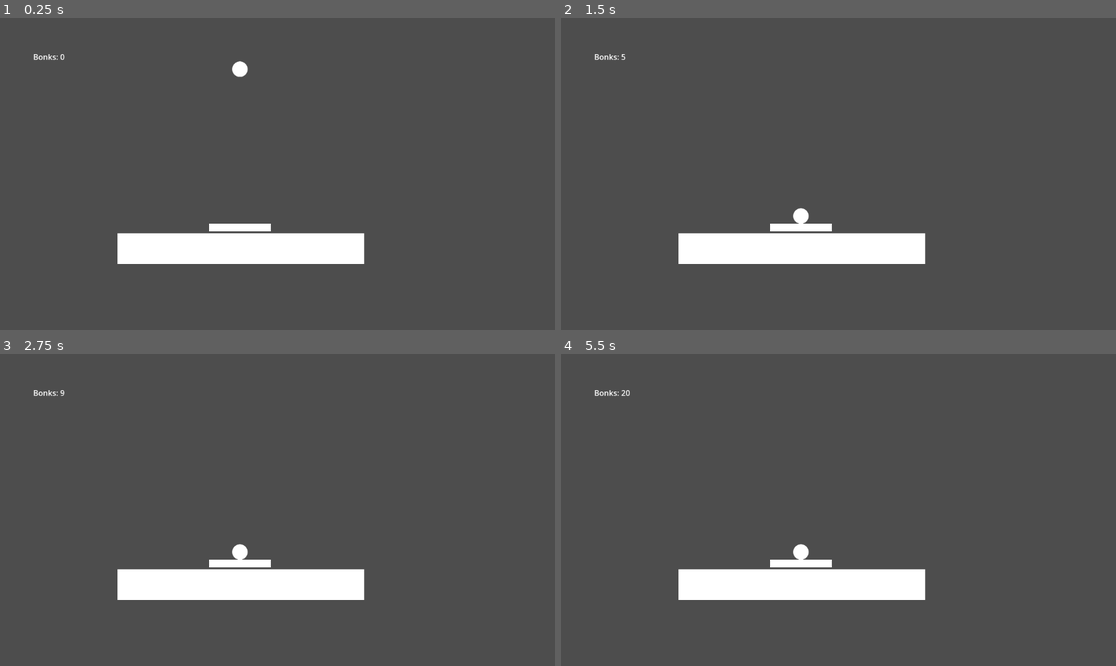
Above: before the commit, frames 1-4 (two rows, left to right).
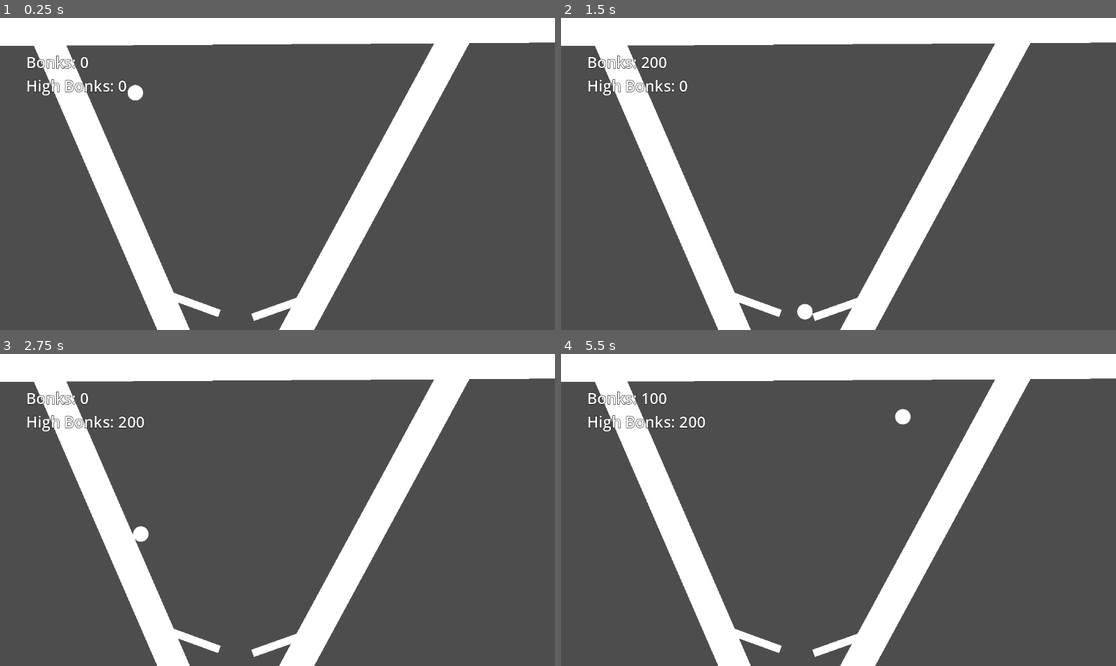
Above: after the commit, the same moments.

Repository: sfreed141/pinball
Game: Godot game, scene res://main.tscn
Two runs of this game, one before a commit and one after it. Both use one fixed random seed, a clock stepped at 60 frames per second and the inputs below.
Inputs:
- Up to frame 1 (0.25 s): no input
- Up to frame 2 (1.5 s): tap Enter (ui_accept) at 0.5, 0.77, 0.8, 1.07, 1.35 s; tap Space (slap, bound only after the commit) at 0.6 s
- Up to frame 3 (2.75 s): tap Enter (ui_accept) at 1.52, 1.82, 2.3 s; tap Space (slap, bound only after the commit) at 1.55, 2.1 s
- Up to frame 4 (5.5 s): tap Space (slap, bound only after the commit) at 2.85, 4.35, 5.1 s; tap Enter (ui_accept) at 3.02, 3.32, 3.6, 3.77, 4.07, 4.52, 4.82, 5.3 s

The runs differ from the first frame. In frame 1, 23% of the frame differs, in the area x 0-100%, y 0-100%; in frame 2, 23%; in frame 3, 23%; in frame 4, 23%.

Commit message:
janky pinball woo

Diff:
--- /dev/null
+++ b/project/game/ball.gd
@@ -0,0 +1,7 @@
+extends RigidBody2D
+
+signal bonk()
+
+func _on_body_entered(body):
+	if body.is_in_group(&"paddle"):
+		bonk.emit()
--- a/project/game/ball.tscn
+++ b/project/game/ball.tscn
@@ -1,12 +1,16 @@
-[gd_scene load_steps=3 format=3 uid="uid://cyvsrij56sdbt"]
+[gd_scene load_steps=4 format=3 uid="uid://cyvsrij56sdbt"]
 
 [ext_resource type="Texture2D" uid="uid://c3pafc7ljonvy" path="res://assets/GiantLightStudios - SimpleShapes/circle_64.png" id="1_hhmaf"]
+[ext_resource type="Script" path="res://game/ball.gd" id="1_unqcs"]
 
 [sub_resource type="CircleShape2D" id="CircleShape2D_8apt0"]
 radius = 16.0
 
 [node name="Ball" type="RigidBody2D"]
 collision_layer = 2
+max_contacts_reported = 3
+contact_monitor = true
+script = ExtResource("1_unqcs")
 
 [node name="CollisionShape2D" type="CollisionShape2D" parent="."]
 shape = SubResource("CircleShape2D_8apt0")
@@ -14,3 +18,5 @@
 [node name="Sprite2D" type="Sprite2D" parent="."]
 scale = Vector2(0.5, 0.5)
 texture = ExtResource("1_hhmaf")
+
+[connection signal="body_entered" from="." to="." method="_on_body_entered"]
--- a/project/game/gamemode.gd
+++ b/project/game/gamemode.gd
@@ -6,18 +6,52 @@
 # 1. Groups: In the Node window, add a group to the desired node. Then you can access in code like get_tree().get_first_node_in_group()
 # 2. Unique Names: in Scene window, "RMB | Access as Unique Name" and then can reference like %MyNode.
 
+@onready var ingame_ui = %InGame
 @onready var score_label = %ScoreLabel
+@onready var highscore_label = %HighScoreLabel
 var score = 0
+var high_score = 0
 
 const PADDLE_GROUP = &"paddle"	# &"" is a StringName literal. It's for unique strings and is faster for comparisons.
 var paddles
 
+const RESPAWN_AREA_GROUP = &"respawn_area"
+const BALL_SPAWN_GROUP = &"ball_spawn"
+
+const BALL_SCENE = preload("res://game/ball.tscn")
+var _ball
+
 func _ready():
 	paddles = get_tree().get_nodes_in_group(PADDLE_GROUP)
-	for p in paddles:
-		p.bonk.connect(_on_paddle_bonk)
+
+	_spawn_ball()
+
+	var respawn_areas = get_tree().get_nodes_in_group(RESPAWN_AREA_GROUP)
+	for r in respawn_areas:
+		r.body_entered.connect(_on_respawn_ball)
+
+	var p = ingame_ui
+	while p is CanvasItem or p is CanvasLayer:
+		p.visible = true
+		p = p.get_parent()
+
+func _spawn_ball():
+	_ball = BALL_SCENE.instantiate()
+	_ball.bonk.connect(_on_paddle_bonk)
+	var spawn_point = get_tree().get_first_node_in_group(BALL_SPAWN_GROUP)
+	spawn_point.add_child(_ball)
+
+func _on_respawn_ball(ball):
+	ball.queue_free()
+	high_score = score if score > high_score else high_score
+	score = 0
+	_update_ui()
+	_spawn_ball()
 
 func _on_paddle_bonk():
-	print("bonk")
-	score += 1
+	score += 100
+	_update_ui()
+
+func _update_ui():
+	highscore_label.text = "High Bonks: %s" % [ high_score ]
 	score_label.text = "Bonks: %s" % [ score ]
--- a/project/game/paddle.gd
+++ b/project/game/paddle.gd
@@ -1,10 +1,19 @@
 extends AnimatableBody2D
 
-# This signal is just an example of how to send information to other nodes without coupling.
-# See gamemode.gd
-signal bonk()
+@onready var _base_angle = rotation_degrees
+var _tween
+const SLAP_ANGLE = 30
+
 
 func _physics_process(delta):
-	# TODO replace this with custom action (Project Settings | Input Mapping) and make it move the paddle
-	if Input.is_action_just_pressed("ui_accept"):
-		bonk.emit()
+	if Input.is_action_just_pressed("slap") and not (_tween and _tween.is_running()):
+		var target_angle = _base_angle
+		if cos(_base_angle) < 0:
+			target_angle += SLAP_ANGLE
+		else:
+			target_angle -= SLAP_ANGLE
+		_tween = create_tween()	\
+			.set_ease(Tween.EASE_IN_OUT)	\
+			.set_trans(Tween.TRANS_BOUNCE)
+		_tween.tween_property(self, "rotation_degrees", target_angle, 0.05)
+		_tween.tween_property(self, "rotation_degrees", _base_angle, 0.15)
--- a/project/game/paddle.tscn
+++ b/project/game/paddle.tscn
@@ -11,8 +11,10 @@
 script = ExtResource("1_6ml24")
 
 [node name="Sprite2D" type="Sprite2D" parent="."]
+position = Vector2(46, 0)
 scale = Vector2(2, 0.25)
 texture = ExtResource("2_f60pa")
 
 [node name="CollisionShape2D" type="CollisionShape2D" parent="."]
+position = Vector2(46, 0)
 shape = SubResource("RectangleShape2D_4m7ld")
--- a/project/main.tscn
+++ b/project/main.tscn
@@ -1,12 +1,19 @@
-[gd_scene load_steps=6 format=3 uid="uid://wp31bdkw2ujt"]
+[gd_scene load_steps=7 format=3 uid="uid://wp31bdkw2ujt"]
 
 [ext_resource type="Script" path="res://game/gamemode.gd" id="1_8jxqk"]
 [ext_resource type="PackedScene" uid="uid://dhlm0r3kgrbs5" path="res://game/paddle.tscn" id="2_67h6p"]
-[ext_resource type="PackedScene" uid="uid://cyvsrij56sdbt" path="res://game/ball.tscn" id="3_xnpqu"]
 [ext_resource type="Texture2D" uid="uid://cbvi147u2de24" path="res://assets/GiantLightStudios - SimpleShapes/square_64.png" id="4_vvabt"]
 
 [sub_resource type="RectangleShape2D" id="RectangleShape2D_ne3n4"]
 size = Vector2(512, 64)
+
+[sub_resource type="RectangleShape2D" id="RectangleShape2D_hpi33"]
+size = Vector2(420, 69)
+
+[sub_resource type="LabelSettings" id="LabelSettings_sdi16"]
+font_size = 32
+outline_size = 3
+outline_color = Color(0, 0, 0, 1)
 
 [node name="Main" type="Node"]
 
@@ -16,24 +23,67 @@
 [node name="World" type="Node2D" parent="."]
 
 [node name="Paddle" parent="World" instance=ExtResource("2_67h6p")]
-position = Vector2(498, 435)
+position = Vector2(352, 576)
+rotation = 0.349066
 collision_mask = 2
 
-[node name="Ball" parent="World" instance=ExtResource("3_xnpqu")]
-position = Vector2(498, 78)
+[node name="Paddle2" parent="World" instance=ExtResource("2_67h6p")]
+position = Vector2(628, 585)
+rotation = 2.80125
+collision_mask = 2
+
+[node name="BallSpawn" type="Node2D" parent="World" groups=["ball_spawn"]]
+position = Vector2(281, 127)
 
 [node name="Map" type="Node2D" parent="World"]
 
-[node name="Boundary" type="StaticBody2D" parent="World/Map"]
-position = Vector2(500, 479)
+[node name="Wall" type="StaticBody2D" parent="World/Map"]
+position = Vector2(760, 381)
+rotation = -1.07483
+scale = Vector2(1.64481, 1)
 collision_mask = 2
 
-[node name="Sprite2D" type="Sprite2D" parent="World/Map/Boundary"]
+[node name="Sprite2D" type="Sprite2D" parent="World/Map/Wall"]
 scale = Vector2(8, 1)
 texture = ExtResource("4_vvabt")
 
-[node name="CollisionShape2D" type="CollisionShape2D" parent="World/Map/Boundary"]
+[node name="CollisionShape2D" type="CollisionShape2D" parent="World/Map/Wall"]
 shape = SubResource("RectangleShape2D_ne3n4")
+
+[node name="Wall2" type="StaticBody2D" parent="World/Map"]
+position = Vector2(238, 366)
+rotation = 1.16126
+scale = Vector2(1.40797, 0.969448)
+collision_mask = 2
+
+[node name="Sprite2D" type="Sprite2D" parent="World/Map/Wall2"]
+scale = Vector2(8, 1)
+texture = ExtResource("4_vvabt")
+
+[node name="CollisionShape2D" type="CollisionShape2D" parent="World/Map/Wall2"]
+shape = SubResource("RectangleShape2D_ne3n4")
+
+[node name="Wall3" type="StaticBody2D" parent="World/Map"]
+position = Vector2(523, 23)
+rotation = -0.00608075
+scale = Vector2(3.08239, 1)
+collision_mask = 2
+
+[node name="Sprite2D" type="Sprite2D" parent="World/Map/Wall3"]
+scale = Vector2(8, 1)
+texture = ExtResource("4_vvabt")
+
+[node name="CollisionShape2D" type="CollisionShape2D" parent="World/Map/Wall3"]
+shape = SubResource("RectangleShape2D_ne3n4")
+
+[node name="RespawnArea" type="Area2D" parent="World/Map" groups=["respawn_area"]]
+collision_layer = 0
+collision_mask = 2
+monitorable = false
+
+[node name="CollisionShape2D" type="CollisionShape2D" parent="World/Map/RespawnArea"]
+position = Vector2(457, 737)
+shape = SubResource("RectangleShape2D_hpi33")
 
 [node name="UI" type="CanvasLayer" parent="."]
 
@@ -45,17 +95,32 @@
 grow_vertical = 2
 
 [node name="InGame" type="MarginContainer" parent="UI"]
+unique_name_in_owner = true
 anchors_preset = 15
 anchor_right = 1.0
 anchor_bottom = 1.0
+offset_left = -15.0
+offset_right = -15.0
 grow_horizontal = 2
 grow_vertical = 2
 theme_override_constants/margin_left = 69
 theme_override_constants/margin_top = 69
 
-[node name="ScoreLabel" type="Label" parent="UI/InGame"]
+[node name="VBoxContainer" type="VBoxContainer" parent="UI/InGame"]
+layout_mode = 2
+
+[node name="ScoreLabel" type="Label" parent="UI/InGame/VBoxContainer"]
 unique_name_in_owner = true
 layout_mode = 2
 size_flags_horizontal = 0
 size_flags_vertical = 0
 text = "Bonks: 0"
+label_settings = SubResource("LabelSettings_sdi16")
+
+[node name="HighScoreLabel" type="Label" parent="UI/InGame/VBoxContainer"]
+unique_name_in_owner = true
+layout_mode = 2
+size_flags_horizontal = 0
+size_flags_vertical = 0
+text = "High Bonks: 0"
+label_settings = SubResource("LabelSettings_sdi16")
--- a/project/project.godot
+++ b/project/project.godot
@@ -15,6 +15,14 @@
 config/features=PackedStringArray("4.2", "Forward Plus")
 config/icon="res://icon.svg"
 
+[input]
+
+slap={
+"deadzone": 0.5,
+"events": [Object(InputEventKey,"resource_local_to_scene":false,"resource_name":"","device":-1,"window_id":0,"alt_pressed":false,"shift_pressed":false,"ctrl_pressed":false,"meta_pressed":false,"pressed":false,"keycode":0,"physical_keycode":32,"key_label":0,"unicode":32,"echo":false,"script":null)
+]
+}
+
 [layer_names]
 
 2d_physics/layer_1="wall"
